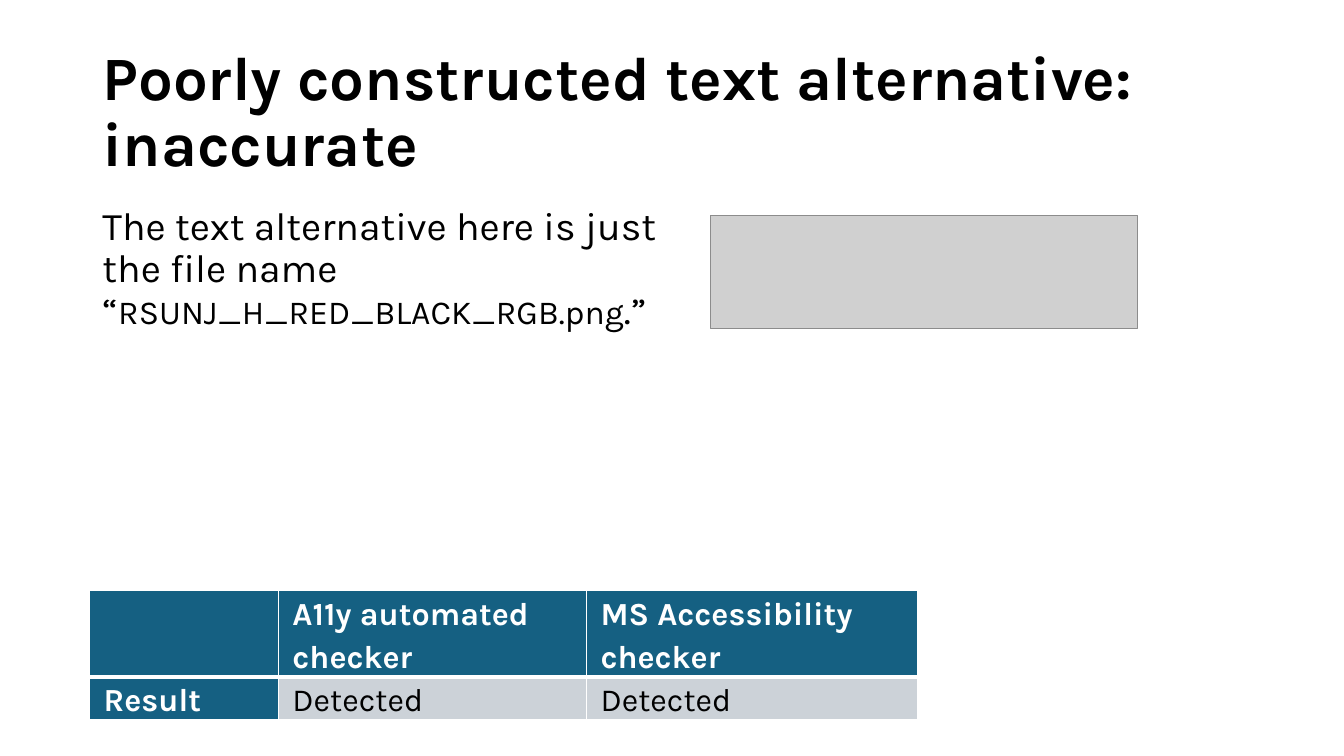
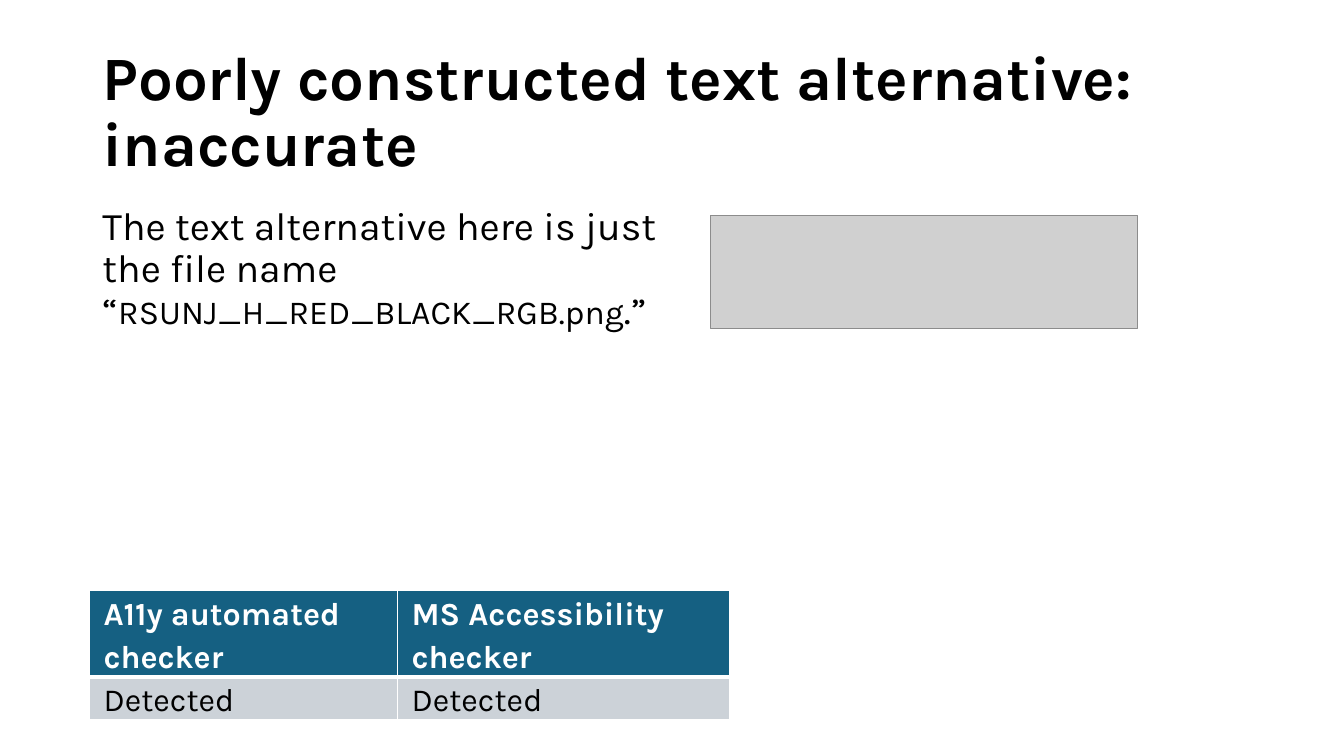
Before and after one commit to damiansian/ally-checker-higher-ed, a slide deck: slide 6 of Test files/images/Image-PowerPoint.pptx. Drawn at 1344x756 pixels with LibreOffice and Linux fonts; fonts in the diff are those of the drawing; grey boxes stand for pictures. Boxes give left, top, right and bottom in pixels: in the first picture for what was removed or moved away, otherwise in the second. Text is boxed around its words. In the diff, an @@ line names an element or a change of style, - is before the commit and + after.

```diff
--- a/Test files/images/Image-PowerPoint.pptx
+++ b/Test files/images/Image-PowerPoint.pptx
@@ table at bbox=[90, 591, 730, 724] @@
-column 1:  | Result
@@ table: place and size @@
-table at bbox=[90, 591, 919, 724]
+table at bbox=[90, 591, 730, 724]
```
Also in this commit, not shown: 7 other slides changed, 41 other files.
